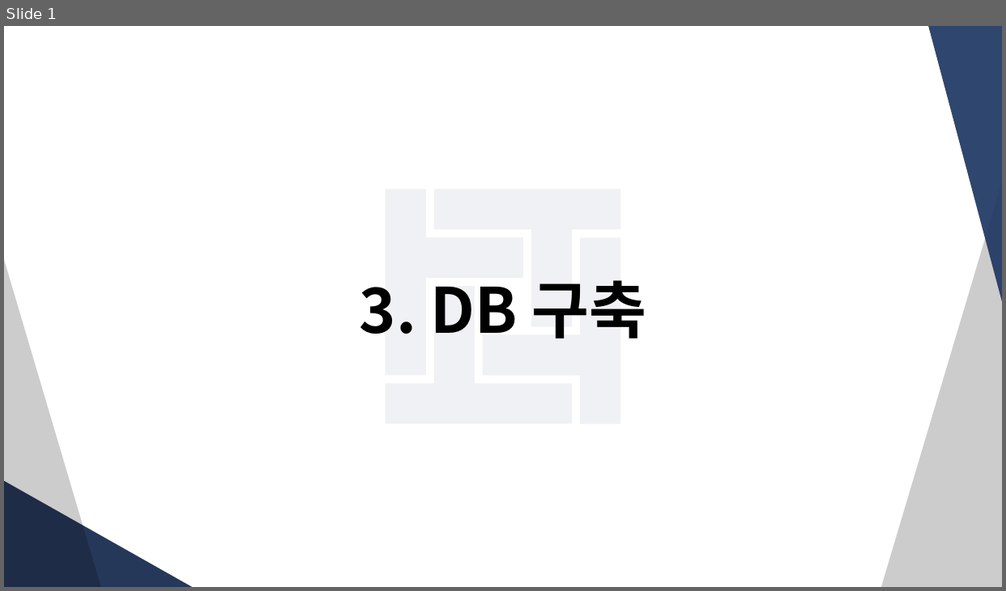
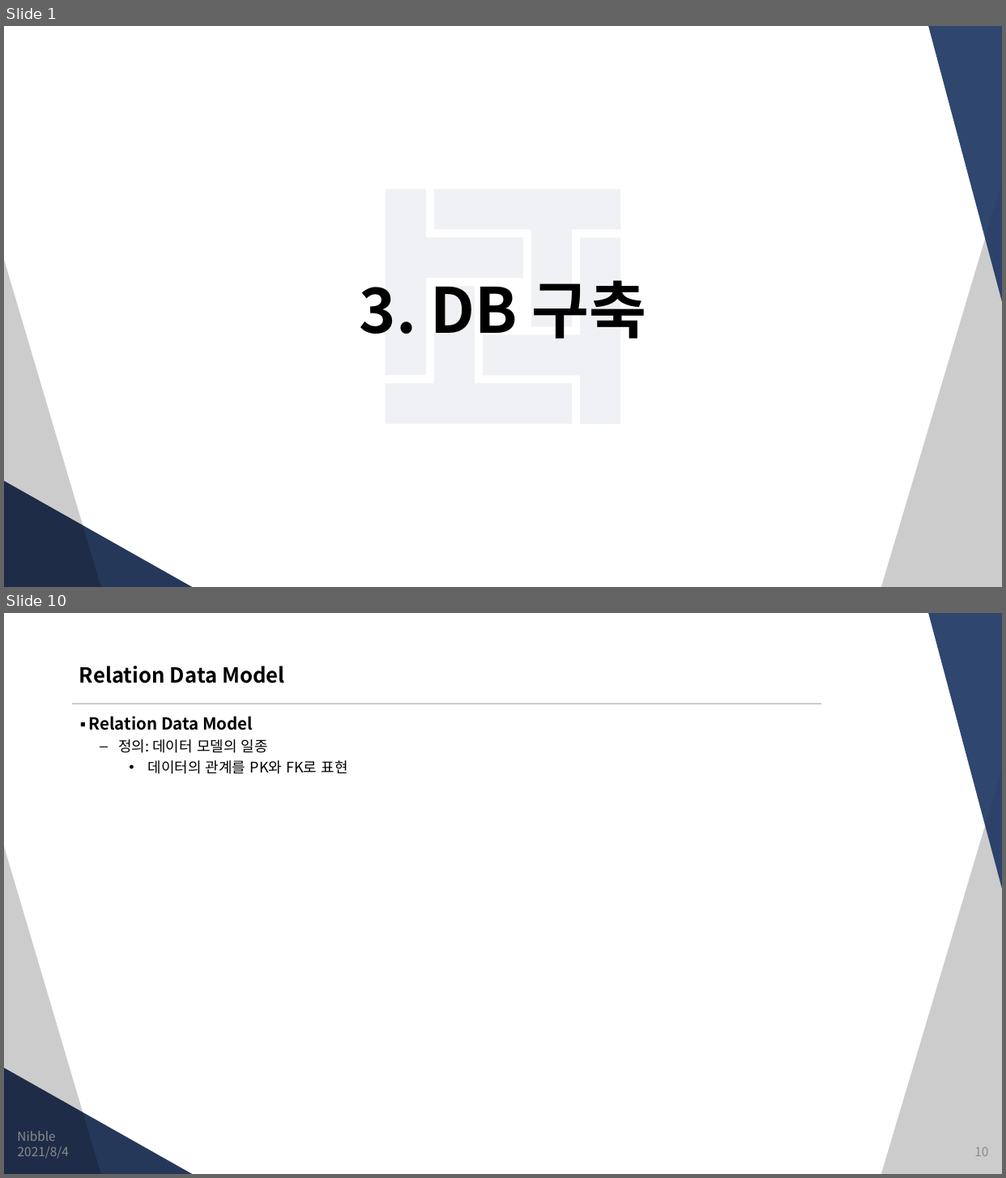
Before and after one commit to JungSangHyeon/2021-TIL, a slide deck: 정보처리기사/3. DB 구축.pptx. Shown one above the other, each under a label of ours: slide 1 before the commit, slides 1 and 10 after it; the slides between them are not shown. The pictures are 1006x591 and 1006x1178 pixels, drawn with LibreOffice and Linux fonts; fonts in the diff are those of the drawing. Boxes give left, top, right and bottom in pixels: in the first picture for what was removed or moved away, otherwise in the second. Text is boxed around its words. In the diff, an @@ line names an element or a change of style, - is before the commit and + after.

```diff
--- a/정보처리기사/3. DB 구축.pptx
+++ b/정보처리기사/3. DB 구축.pptx
@@ slide 10 added at <box>4,613,1002,1174</box>, background #FFFFFF; not listed: 4 template elements that a slide beside it also shows @@
@@ title added at <box>79,666,285,683</box>, 20 pt, text #000000, bold @@
+Relation Data Model
@@ line added from (72, 704) to (821, 704), #CCCCCC 1.5 pt @@
@@ text added at <box>89,716,347,774</box>, 14 pt, text #000000 @@
+▪ Relation Data Model
+  – 정의: 데이터 모델의 일종
+    • 데이터의 관계를 PK와 FK로 표현
@@ text added at <box>17,1131,55,1141</box>, 12 pt, text #8C8C8C @@
+Nibble
@@ text added at <box>18,1147,69,1159</box>, 12 pt, text #8C8C8C @@
+2021/8/4
@@ page number added at <box>974,1148,988,1157</box>, 12 pt, text #8C8C8C @@
+10
```
Also in this commit, not shown: 7 slides changed, 9 other slides added.
